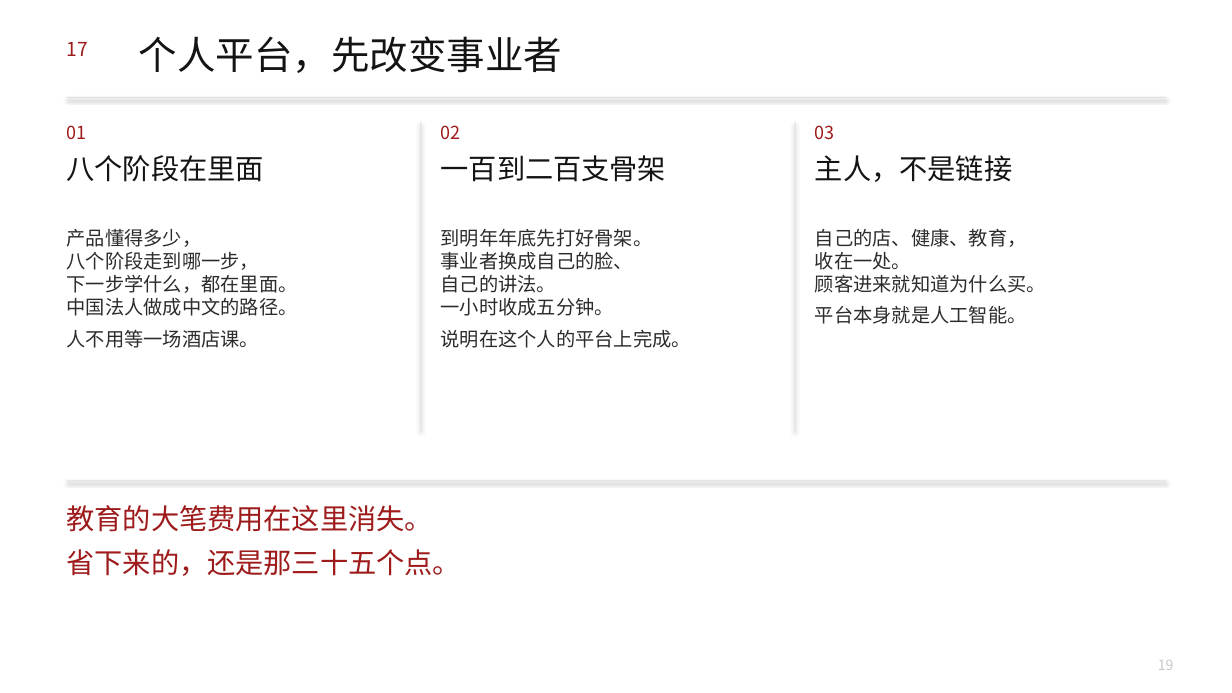
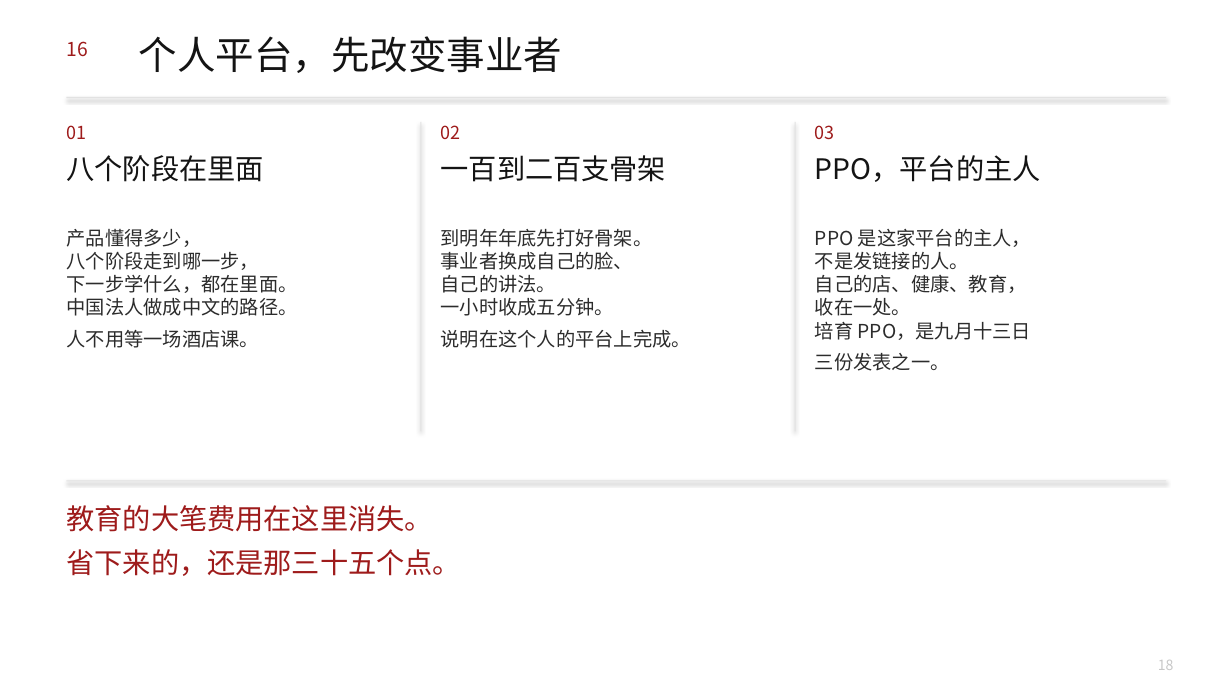
Before and after one commit to headshot9999/xiaoyi, a slide deck: slide 18 of 艾多美何以成为100兆韩元企业.pptx (slide 19 before the commit). Drawn at 1232x693 pixels with LibreOffice and Linux fonts; fonts in the diff are those of the drawing. Boxes give left, top, right and bottom in pixels: in the first picture for what was removed or moved away, otherwise in the second. Text is boxed around its words. In the diff, an @@ line names an element or a change of style, - is before the commit and + after.

```diff
--- a/艾多美何以成为100兆韩元企业.pptx
+++ b/艾多美何以成为100兆韩元企业.pptx
@@ text at bbox=[66, 41, 87, 56]: text changed @@
-17
+16
@@ text at bbox=[815, 155, 1041, 182]: text changed @@
-主人，不是链接
+PPO，平台的主人
@@ text at bbox=[815, 229, 1031, 371]: text changed @@
-自己的店、健康、教育，
-收在一处。
-顾客进来就知道为什么买。
-平台本身就是人工智能。
+PPO 是这家平台的主人，
+不是发链接的人。
+自己的店、健康、教育，
+收在一处。
+培育 PPO，是九月十三日
+三份发表之一。
```
Also in this commit, not shown: 7 other slides changed, 1 slide added, 1 slide removed, 3 other files.
